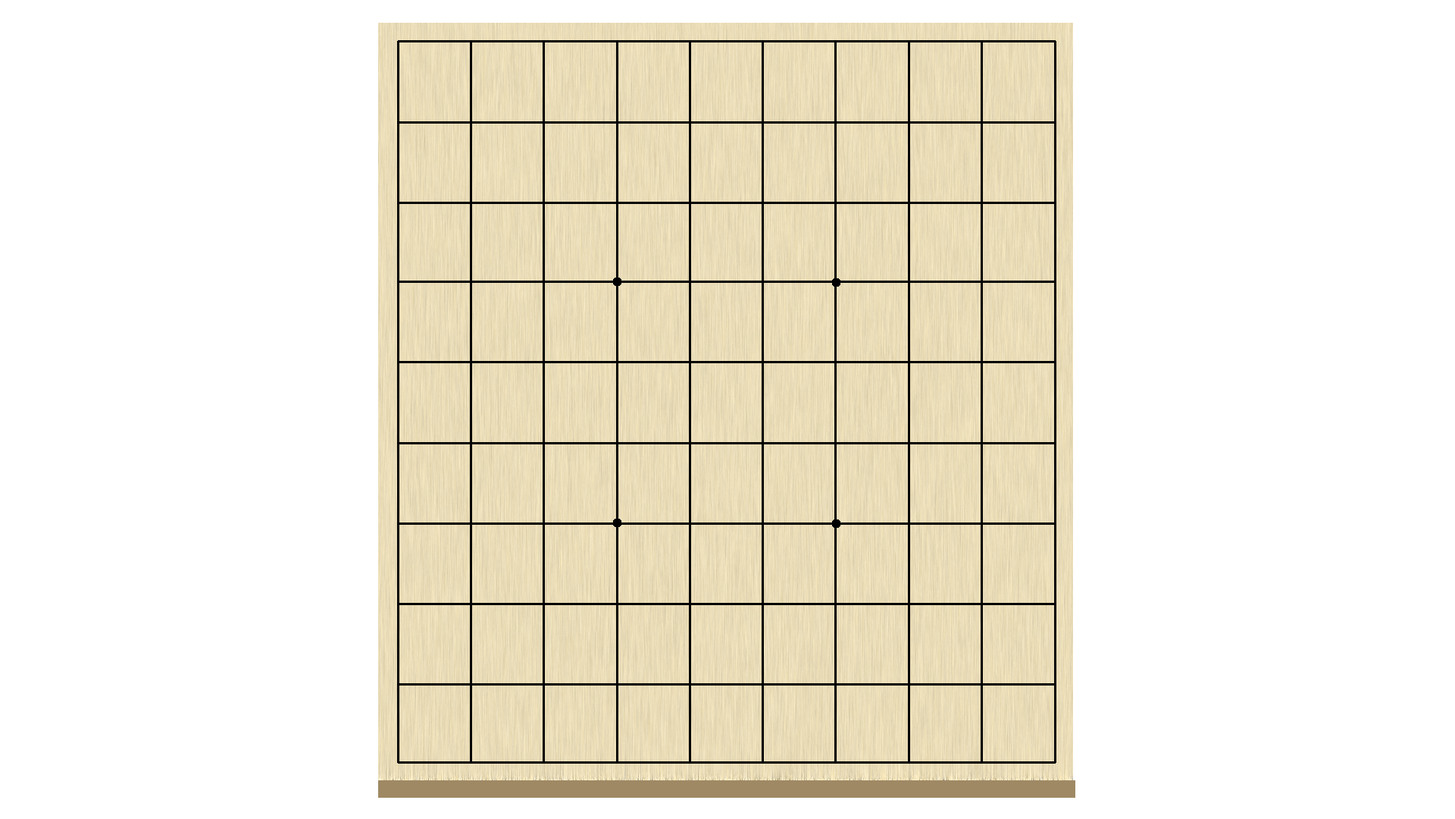
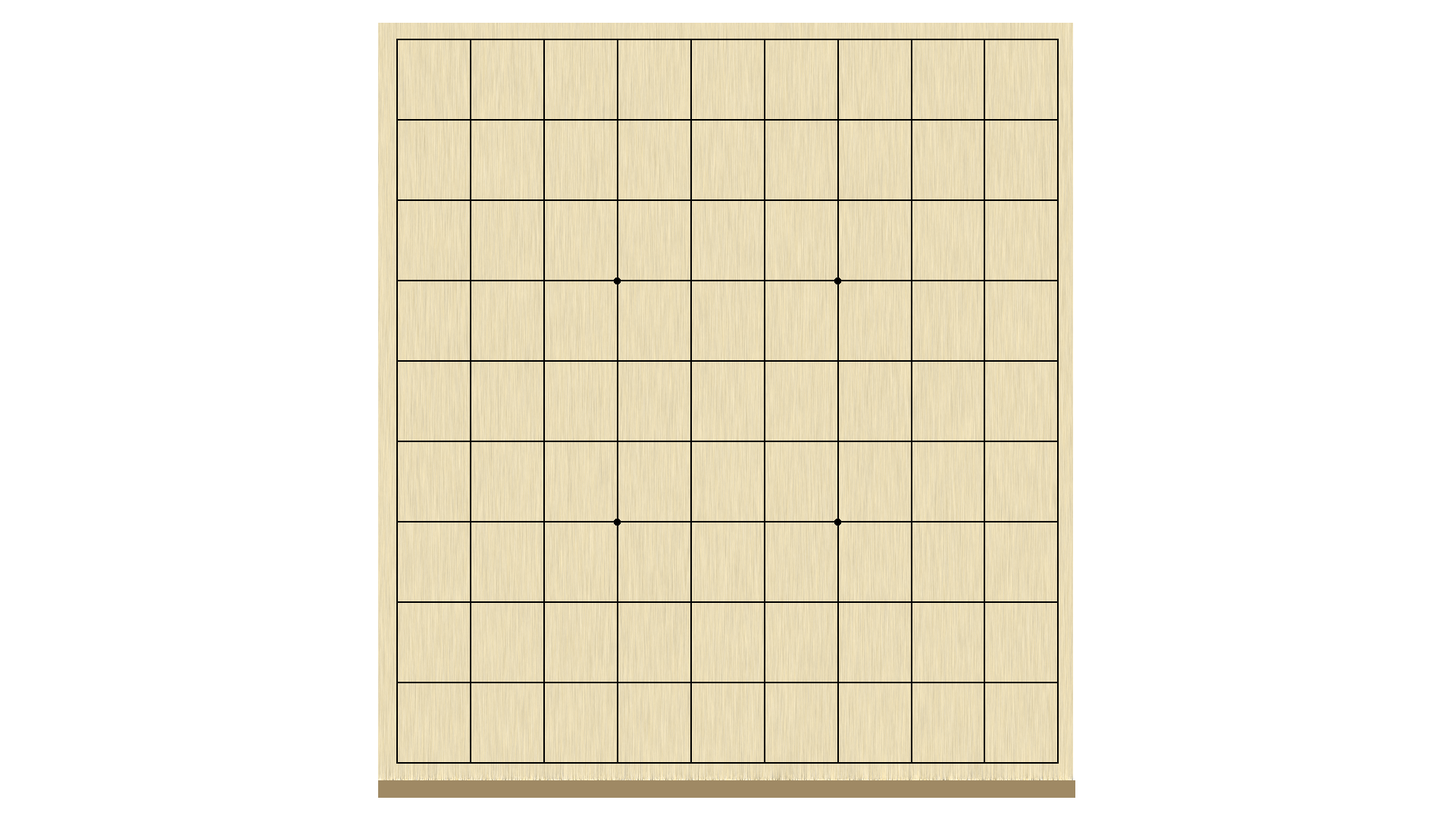
Two versions of the same layered image (1455x819). Layer-by-layer changes:
added layer "点" above "線" over (613, 277, 842, 526)
painted on "線" over (396, 38, 1059, 764)
